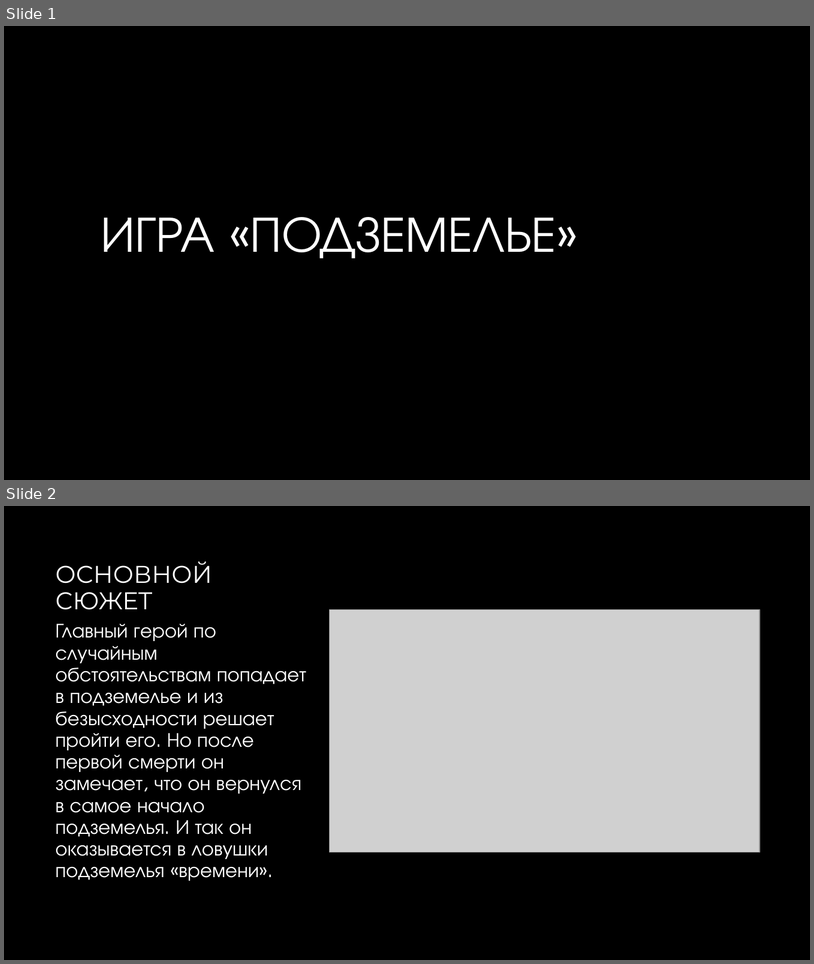
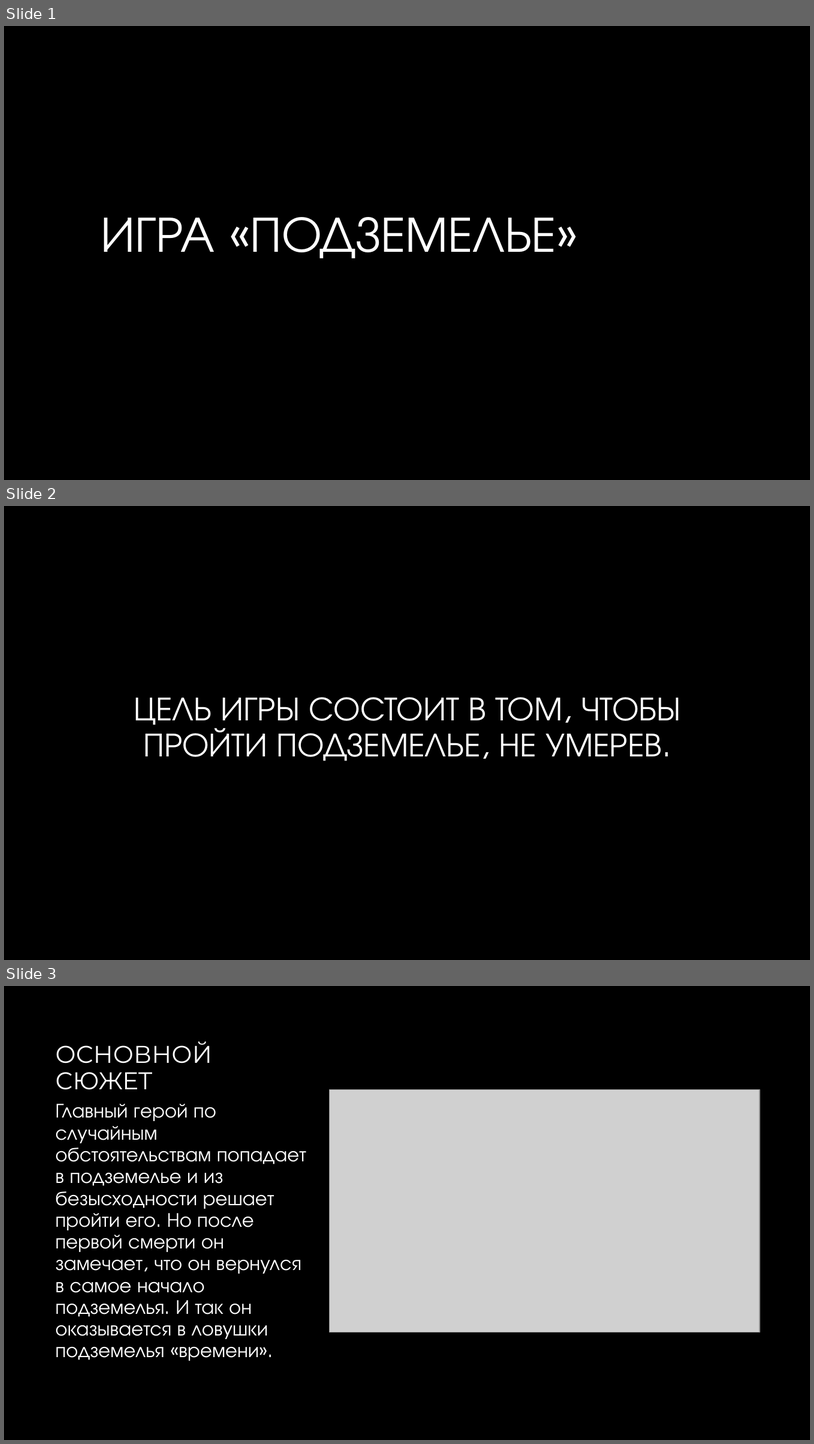
Before and after one commit to Erlond92/Dungeon, a slide deck: Игра «Подземелье».pptx. Shown one above the other, each under a label of ours: slides 1 and 2 before the commit, slides 1, 2 and 3 after it. The pictures are 814x964 and 814x1444 pixels, drawn with LibreOffice and Linux fonts; fonts in the diff are those of the drawing; grey boxes stand for pictures; background and template pictures are left out. Boxes give left, top, right and bottom in pixels: in the first picture for what was removed or moved away, otherwise in the second. Text is boxed around its words. In the diff, an @@ line names an element or a change of style, - is before the commit and + after.

```diff
--- a/Игра «Подземелье».pptx
+++ b/Игра «Подземелье».pptx
@@ slide 2 added at (4, 506, 810, 960), background #000000 @@
@@ title added at (134, 697, 681, 761), 40 pt, text #FFFFFF @@
+ЦЕЛЬ ИГРЫ СОСТОИТ В ТОМ, ЧТОБЫ ПРОЙТИ ПОДЗЕМЕЛЬЕ, НЕ УМЕРЕВ.
@@ what was slide 2 is now slide 3 @@
```
Also in this commit, not shown: 1 other file.
